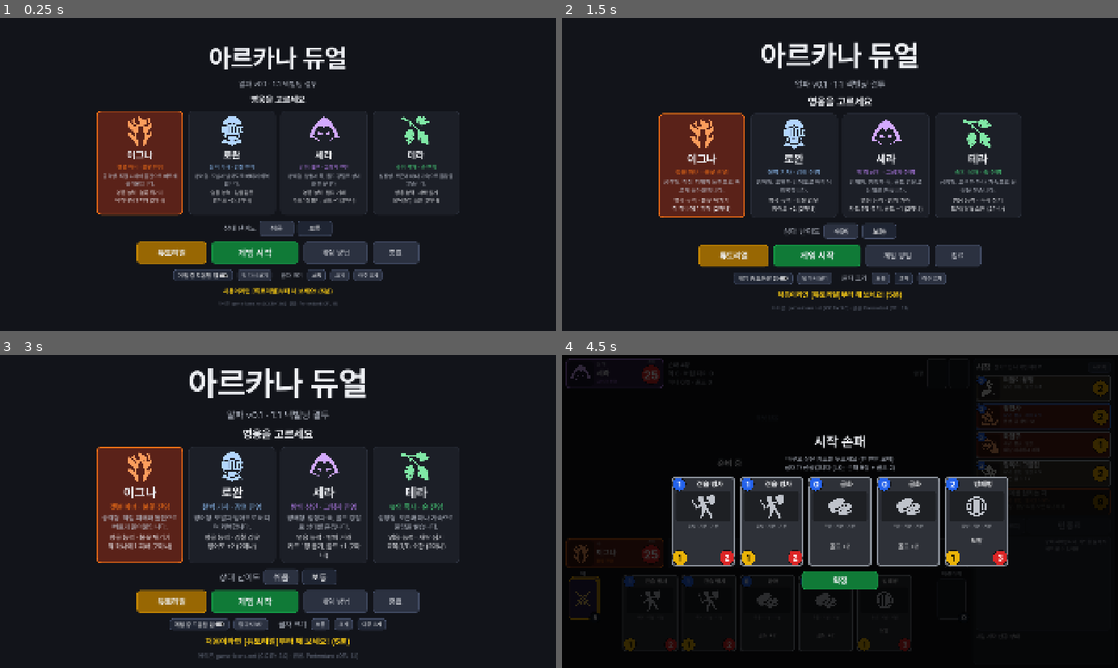
Above: before the commit, frames 1-4 (two rows, left to right).
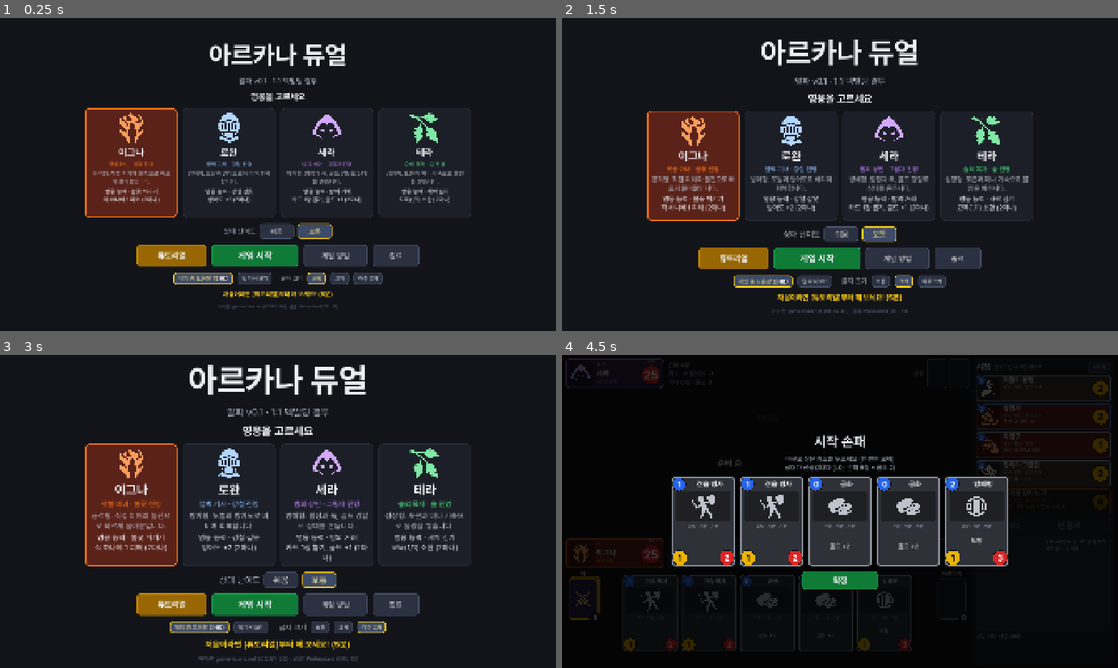
Above: after the commit, the same moments.

Repository: gmagamea2-beep/arcana-duel
Game: Godot game, scene res://ui/main.tscn
The game is run twice, just before and just after one commit, with the same random seed, the same clock (stepped at 60 frames per second) and the same inputs.
Inputs:
- Up to frame 1 (0.25 s): no input
- Up to frame 2 (1.5 s): click "보통" at 0.5 s; click "크게" at 1.25 s
- Up to frame 3 (3 s): click "보통" at 2 s; click "아주 크게" at 2.75 s
- Up to frame 4 (4.5 s): click "보통" at 3.5 s; click "게임 시작" at 4.25 s

The runs differ from the first frame. In frame 1, 11% of the frame differs, in the area x 15-85%, y 8-94%; in frame 2, 12%; in frame 3, 14%, in the area x 15-85%, y 3-99%; in frame 4, nothing differs.

Commit message:
선택된 버튼을 노란 테두리로 표시, 메뉴 영웅 설명 글자 확대, 드래그 공격 점검 보강
Co-Authored-By: Claude Opus 5.5 <noreply@anthropic.com>
Claude-Session: https://claude.ai/code/session_01MdfGhMsNa7h4tix8ZWPTxE

Diff:
--- a/tests/ui_smoke.gd
+++ b/tests/ui_smoke.gd
@@ -6,6 +6,7 @@
 const AI = preload("res://ai/simple_ai.gd")
 
 var _out := ""
+var _attack_checked := false
 var _frames_total := 0
 
 
@@ -57,7 +58,7 @@
 				await _frames(40)
 				await _shot(shots[t])
 				battle.sel = {}
-			if t == 2 or t == 3:
+			if t == 2 or (t >= 3 and not _attack_checked):
 				await _drag_checks(battle, t)
 			var steps := 0
 			while game.phase == "play" and game.current == 0 and steps < 120:
@@ -192,5 +193,7 @@
 					print("UI 행동 실패: 드래그로 공격 안 됨")
 				else:
 					print("드래그 점검: 공격 OK")
+				_attack_checked = true
 				break
-	await _shot("drag_turn%d" % turn)
+	if turn == 2:
+		await _shot("drag_turn2")
--- a/ui/art.gd
+++ b/ui/art.gd
@@ -152,13 +152,17 @@
 	var hover: StyleBoxFlat = normal.duplicate()
 	hover.bg_color = Color("#36405a")
 	var pressed: StyleBoxFlat = normal.duplicate()
-	pressed.bg_color = Color("#1f2533")
+	pressed.bg_color = Color("#3d4a68")
+	pressed.border_color = Color("#facc15")
+	pressed.set_border_width_all(3)
 	var disabled: StyleBoxFlat = normal.duplicate()
 	disabled.bg_color = Color("#22262f")
 	disabled.border_color = Color("#2e333f")
 	t.set_stylebox("normal", "Button", normal)
 	t.set_stylebox("hover", "Button", hover)
 	t.set_stylebox("pressed", "Button", pressed)
+	t.set_stylebox("hover_pressed", "Button", pressed)
+	t.set_color("font_pressed_color", "Button", Color("#fde68a"))
 	t.set_stylebox("disabled", "Button", disabled)
 	t.set_stylebox("focus", "Button", StyleBoxEmpty.new())
 	t.set_color("font_color", "Button", COL_TEXT)
--- a/ui/main.gd
+++ b/ui/main.gd
@@ -153,7 +153,7 @@
 	var hd: Dictionary = CardDB.heroes[hid]
 	var pd: Dictionary = CardDB.powers[hd["power"]]
 	var p := PanelContainer.new()
-	p.custom_minimum_size = Vector2(300, 360)
+	p.custom_minimum_size = Vector2(320, 380)
 	p.mouse_filter = Control.MOUSE_FILTER_STOP
 	p.gui_input.connect(_on_hero_input.bind(hid))
 	var v := VBoxContainer.new()
@@ -170,10 +170,10 @@
 	v.add_child(tex)
 	v.add_child(_label(hd["name"], 34, Art.COL_TEXT, true))
 	v.add_child(_label("%s · %s 진영" % [hd["title"], CardDB.FACTION_NAMES[hd["faction"]]], 19, Art.FACTION_ACCENT[hd["faction"]]))
-	var desc := _label(hd["desc"], 18, Art.COL_SUB)
+	var desc := _label(hd["desc"], 20, Art.COL_SUB)
 	desc.autowrap_mode = TextServer.AUTOWRAP_WORD_SMART
 	v.add_child(desc)
-	var pw := _label("영웅 능력 · %s\n%s (%d마나)" % [pd["name"], pd["text"], int(pd["cost"])], 18, Art.COL_TEXT)
+	var pw := _label("영웅 능력 · %s\n%s (%d마나)" % [pd["name"], pd["text"], int(pd["cost"])], 20, Art.COL_TEXT)
 	pw.autowrap_mode = TextServer.AUTOWRAP_WORD_SMART
 	v.add_child(pw)
 	return p
